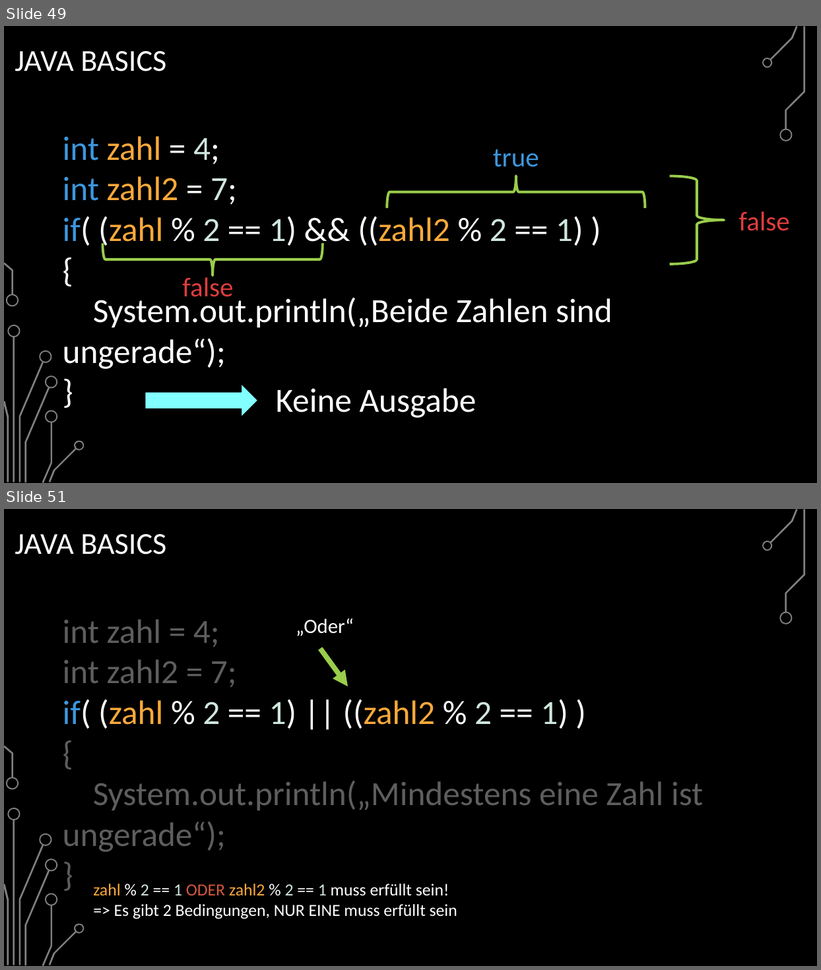
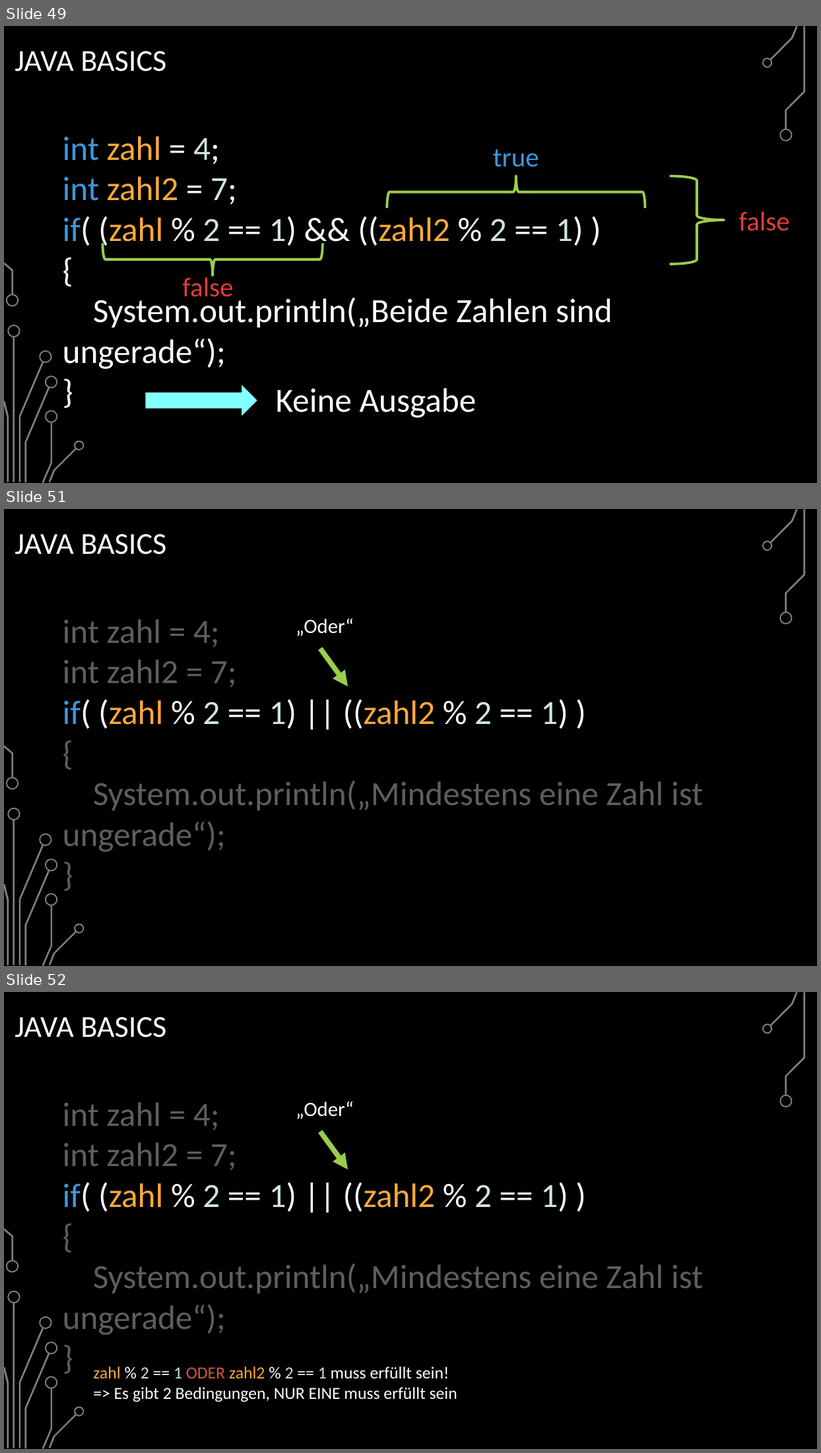
Before and after one commit to BelmontR/Java-Tutorial-Course, a slide deck: Java Grundkurs.pptx. Shown one above the other, each under a label of ours: slides 49 and 51 before the commit, slides 49, 51 and 52 after it; the slides between them are not shown. The pictures are 821x970 and 821x1453 pixels, drawn with LibreOffice and Linux fonts; fonts in the diff are those of the drawing; background and template pictures are left out. Boxes give left, top, right and bottom in pixels: in the first picture for what was removed or moved away, otherwise in the second. Text is boxed around its words. In the diff, an @@ line names an element or a change of style, - is before the commit and + after.

```diff
--- a/Java Grundkurs.pptx
+++ b/Java Grundkurs.pptx
@@ slide 51 added at (x1=4, y1=509, x2=817, y2=966), background picture (left out); not listed: 17 template elements that a slide beside it also shows @@
@@ title added at (x1=15, y1=534, x2=166, y2=555), 36 pt, text #FFFFFF @@
+JAVA BASICS
@@ text added at (x1=63, y1=619, x2=703, y2=852), 40 pt, text #5E5E5E @@
+int zahl = 4;
+int zahl2 = 7;
+if( (zahl % 2 == 1) || ((zahl2 % 2 == 1) )
+{
+System.out.println(„Mindestens eine Zahl ist ungerade“);
+}
@@ text added at (x1=296, y1=619, x2=354, y2=636), 24 pt, text #FFFFFF @@
+„Oder“
@@ arrow added from (321, 649) to (348, 687), #9ACD4C 6 pt @@
@@ what was slide 51 is now slide 52 @@
```
Also in this commit, not shown: 4 slides changed, 4 other files.
